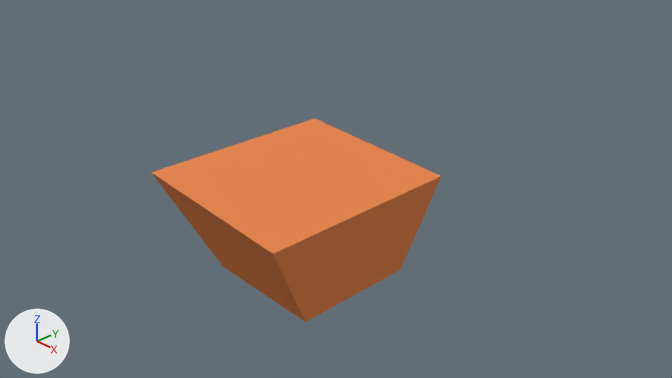
What one commit did to the Blender file assets/Models/box.blend.
Both versions are drawn from the file's camera 'Camera'. The axes (+X, +Y, +Z) are drawn at lower left. The lights are the same throughout.
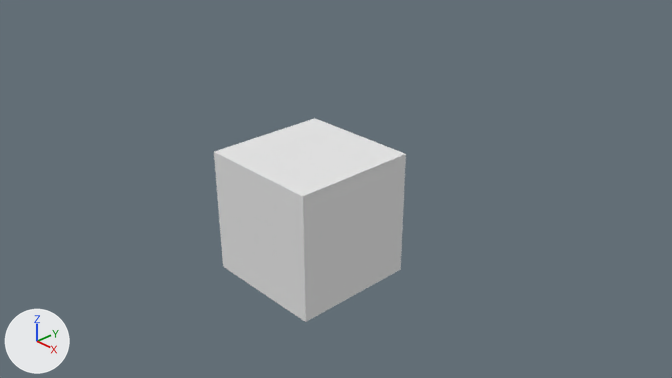
The newer file is also turned or shifted as a whole; pictures and numbers use the older file's frame.

Location of each change, [x1, y1, x2, y2] in pixels of the pictures (672 x 378 px):
'Cube', recoloured, reshaped (orange to white, 34% narrower)
    before: [151, 118, 441, 322]
    after: [214, 118, 406, 322]

The change, as a diff of the scene's bpy script:
```diff
--- a/assets/Models/box.blend.py
+++ b/assets/Models/box.blend.py
@@ mat_material @@
+mat_material = diffuse_material('Material')
+mat_material.base_color = (0.8, 0.8, 0.8)  # white #e7e7e7
@@ me_cube @@
 me_cube.from_pydata(...)  # 8 vertices, 6 faces; spans x -1.0..1.68, y -2.05..1.0, z -1.0..1.0
 # used by ob_cube; location = (0.0, 0.01, 0.01)
-me_cube.vertices[4].co = (1.68, 1.0, 0.88)  # pixel (441, 176)
-me_cube.vertices[5].co = (1.68, -2.05, 0.88)  # pixel (273, 253)
-me_cube.vertices[6].co = (-1.0, -2.05, 1.0)  # pixel (151, 172)
-me_cube.materials.append(mat_material_006)  # orange #e78852
+# me_cube part 1
+me_cube.vertices[4].co = (1.0, 1.0, 1.0)  # pixel (406, 153)
+me_cube.vertices[5].co = (1.0, -1.0, 1.0)  # pixel (302, 196)
+me_cube.vertices[6].co = (-1.0, -1.0, 1.0)  # pixel (213, 151)
+me_cube.materials.append(mat_material)  # white #e7e7e7
```
